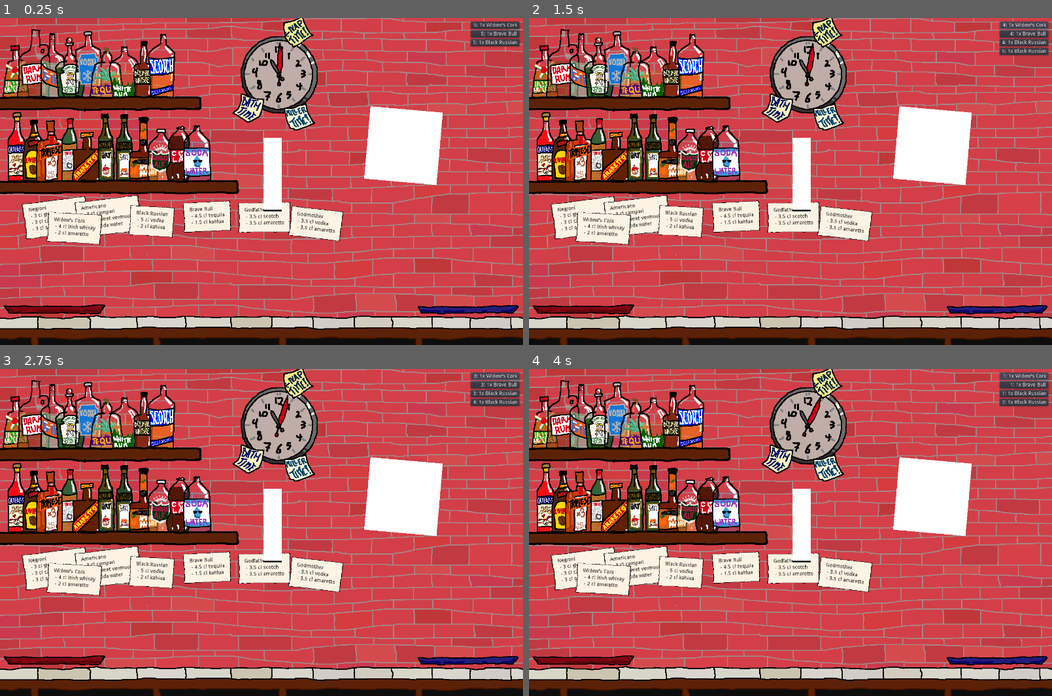
Above: before the commit, frames 1-4 (two rows, left to right).
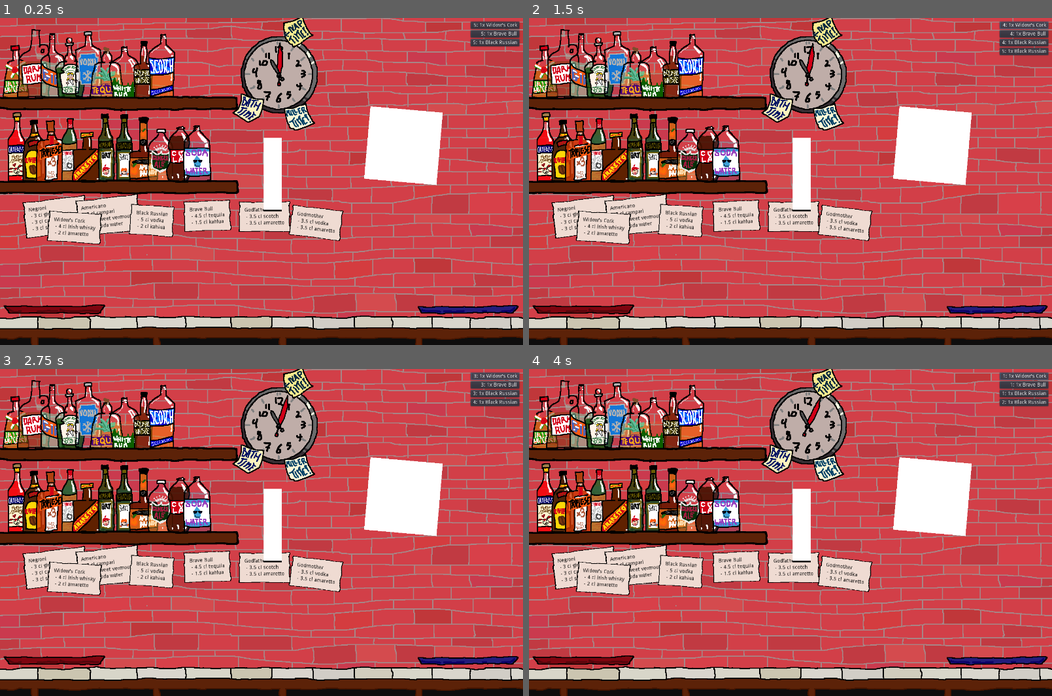
Above: after the commit, the same moments.

Repository: xavierholt/anyone-can-bartend
Game: Godot game, scene res://Bar.tscn
Two runs of this game, one before a commit and one after it. Both use one fixed random seed, a clock stepped at 60 frames per second and the inputs below. The project has no main scene, so this scene is started directly.
Inputs:
- Up to frame 1 (0.25 s): no input
- Up to frame 2 (1.5 s): click "5: 1x Widow's Cork" at 0.5 s; click "4: 1x Widow's Cork" at 1.25 s
- Up to frame 3 (2.75 s): click "3: 1x Widow's Cork" at 2 s
- Up to frame 4 (4 s): click "3: 1x Brave Bull" at 2.75 s; click "2: 1x Widow's Cork" at 3.5 s

The runs differ from the first frame. In frame 1, 1.4% of the frame differs, in the area x 0-66%, y 23-70%; in frame 2, 1.4%; in frame 3, 1.4%; in frame 4, 1.4%.

Commit message:
Fluid labels and colors, part one.

Diff:
--- a/Bar.tscn
+++ b/Bar.tscn
@@ -34,9 +34,9 @@
 [ext_resource path="res://Bottles/Cola.png" type="Texture" id=32]
 [ext_resource path="res://Bottles/Soda Water.png" type="Texture" id=33]
 [ext_resource path="res://Shelves/Bottom Shelf.png" type="Texture" id=34]
-[ext_resource path="res://Shelves/Red Tray.png" type="Texture" id=35]
-[ext_resource path="res://Shelves/Blue Tray.png" type="Texture" id=36]
-[ext_resource path="res://Shelves/Counter.png" type="Texture" id=37]
+[ext_resource path="res://Shelves/Counter.png" type="Texture" id=35]
+[ext_resource path="res://Shelves/Red Tray.png" type="Texture" id=36]
+[ext_resource path="res://Shelves/Blue Tray.png" type="Texture" id=37]
 [ext_resource path="res://Store.tscn" type="PackedScene" id=38]
 [ext_resource path="res://Cursor.gd" type="Script" id=39]
 [ext_resource path="res://Order.tscn" type="PackedScene" id=40]
@@ -122,7 +122,6 @@
 
 [node name="Bases" type="Node2D" parent="." index="4"]
 
-editor/display_folded = true
 position = Vector2( 45, 220 )
 _sections_unfolded = [ "Transform", "Z Index" ]
 
@@ -138,7 +137,7 @@
 offset = Vector2( -50, -195 )
 script = ExtResource( 13 )
 _sections_unfolded = [ "Offset" ]
-color = Color( 0.957031, 0.396793, 0.0257266, 1 )
+color = Color( 0.74902, 0.431373, 0, 0.631373 )
 fluid = "irish whisky"
 
 [node name="Slot2" parent="Bases" index="1" instance=ExtResource( 11 )]
@@ -170,7 +169,7 @@
 offset = Vector2( -50, -190 )
 script = ExtResource( 13 )
 _sections_unfolded = [ "Offset" ]
-color = Color( 0.620968, 1, 0.973349, 0.25 )
+color = Color( 0.545098, 0.85098, 0.709804, 0.501961 )
 fluid = "gin"
 
 [node name="Slot4" parent="Bases" index="3" instance=ExtResource( 11 )]
@@ -186,283 +185,297 @@
 offset = Vector2( -50, -195 )
 script = ExtResource( 13 )
 _sections_unfolded = [ "Offset" ]
+color = Color( 0.0392157, 0.294118, 0.0392157, 0.847059 )
+fluid = "fluid"
+
+[node name="Slot5" parent="Bases" index="4" instance=ExtResource( 11 )]
+
+editor/display_folded = true
+position = Vector2( 200, 0 )
+_sections_unfolded = [ "Transform" ]
+
+[node name="Vodka" type="Sprite" parent="Bases/Slot5" index="2"]
+
+texture = ExtResource( 17 )
+centered = false
+offset = Vector2( -50, -190 )
+script = ExtResource( 13 )
+_sections_unfolded = [ "Offset" ]
+color = Color( 0.113725, 0.345098, 0.807843, 0.1 )
+fluid = "vodka"
+
+[node name="Slot6" parent="Bases" index="5" instance=ExtResource( 11 )]
+
+editor/display_folded = true
+position = Vector2( 250, 0 )
+_sections_unfolded = [ "Transform" ]
+
+[node name="Tequila" type="Sprite" parent="Bases/Slot6" index="2"]
+
+texture = ExtResource( 18 )
+centered = false
+offset = Vector2( -50, -195 )
+script = ExtResource( 13 )
+_sections_unfolded = [ "Offset" ]
+color = Color( 0.858824, 0.647059, 0.219608, 0.501961 )
+fluid = "tequila"
+
+[node name="Slot7" parent="Bases" index="6" instance=ExtResource( 11 )]
+
+editor/display_folded = true
+position = Vector2( 300, 0 )
+_sections_unfolded = [ "Transform" ]
+
+[node name="White Rum" type="Sprite" parent="Bases/Slot7" index="2"]
+
+texture = ExtResource( 19 )
+centered = false
+offset = Vector2( -50, -195 )
+script = ExtResource( 13 )
+_sections_unfolded = [ "Offset" ]
+color = Color( 0.960784, 0.729412, 0, 0.1 )
+fluid = "white rum"
+
+[node name="Slot8" parent="Bases" index="7" instance=ExtResource( 11 )]
+
+editor/display_folded = true
+position = Vector2( 350, 0 )
+_sections_unfolded = [ "Transform" ]
+
+[node name="Bourbon" type="Sprite" parent="Bases/Slot8" index="2"]
+
+texture = ExtResource( 20 )
+centered = false
+offset = Vector2( -50, -195 )
+script = ExtResource( 13 )
+_sections_unfolded = [ "Offset" ]
+color = Color( 0.419608, 0.121569, 0.00392157, 0.74902 )
+fluid = "bourbon"
+
+[node name="Slot9" parent="Bases" index="8" instance=ExtResource( 11 )]
+
+editor/display_folded = true
+position = Vector2( 400, 0 )
+_sections_unfolded = [ "Transform" ]
+
+[node name="Scotch" type="Sprite" parent="Bases/Slot9" index="2"]
+
+texture = ExtResource( 21 )
+centered = false
+offset = Vector2( -50, -195 )
+script = ExtResource( 13 )
+_sections_unfolded = [ "Offset" ]
+color = Color( 0.984314, 0.505882, 0.0313726, 0.501961 )
+fluid = "scotch"
+
+[node name="Slot10" parent="Bases" index="9" instance=ExtResource( 11 )]
+
+position = Vector2( 450, 0 )
+_sections_unfolded = [ "Transform" ]
+
+[node name="Slot11" parent="Bases" index="10" instance=ExtResource( 11 )]
+
+position = Vector2( 500, 0 )
+_sections_unfolded = [ "Transform" ]
+
+[node name="Slot12" parent="Bases" index="11" instance=ExtResource( 11 )]
+
+position = Vector2( 550, 0 )
+_sections_unfolded = [ "Transform" ]
+
+[node name="Shelf" type="Sprite" parent="Bases" index="12"]
+
+position = Vector2( -800, -10 )
+texture = ExtResource( 22 )
+centered = false
+_sections_unfolded = [ "Offset", "Transform" ]
+
+[node name="Mixers" type="Node2D" parent="." index="5"]
+
+position = Vector2( 45, 450 )
+_sections_unfolded = [ "Transform" ]
+
+[node name="Slot1" parent="Mixers" index="0" instance=ExtResource( 11 )]
+
+editor/display_folded = true
+_sections_unfolded = [ "Transform" ]
+
+[node name="Campari" type="Sprite" parent="Mixers/Slot1" index="2"]
+
+texture = ExtResource( 23 )
+centered = false
+offset = Vector2( -50, -193 )
+script = ExtResource( 13 )
+_sections_unfolded = [ "Offset" ]
+color = Color( 0.980392, 0, 0.0235294, 0.847059 )
+fluid = "campari"
+
+[node name="Slot2" parent="Mixers" index="1" instance=ExtResource( 11 )]
+
+editor/display_folded = true
+position = Vector2( 50, 0 )
+_sections_unfolded = [ "Transform" ]
+
+[node name="Kahlua" type="Sprite" parent="Mixers/Slot2" index="2"]
+
+texture = ExtResource( 24 )
+centered = false
+offset = Vector2( -50, -195 )
+script = ExtResource( 13 )
+_sections_unfolded = [ "Offset" ]
 color = Color( 0.5, 0.5, 0.5, 1 )
 fluid = "fluid"
 
-[node name="Slot5" parent="Bases" index="4" instance=ExtResource( 11 )]
-
-editor/display_folded = true
-position = Vector2( 200, 0 )
-_sections_unfolded = [ "Transform" ]
-
-[node name="Vodka" type="Sprite" parent="Bases/Slot5" index="2"]
-
-texture = ExtResource( 17 )
-centered = false
-offset = Vector2( -50, -190 )
+[node name="Slot3" parent="Mixers" index="2" instance=ExtResource( 11 )]
+
+editor/display_folded = true
+position = Vector2( 100, 0 )
+_sections_unfolded = [ "Transform" ]
+
+[node name="Triple Sec" type="Sprite" parent="Mixers/Slot3" index="2"]
+
+texture = ExtResource( 25 )
+centered = false
+offset = Vector2( -50, -195 )
+script = ExtResource( 13 )
+_sections_unfolded = [ "Offset" ]
+color = Color( 0.8, 0.219608, 0.0196078, 0.847059 )
+fluid = "triple sec"
+
+[node name="Slot4" parent="Mixers" index="3" instance=ExtResource( 11 )]
+
+editor/display_folded = true
+position = Vector2( 150, 0 )
+_sections_unfolded = [ "Transform" ]
+
+[node name="Maraschino" type="Sprite" parent="Mixers/Slot4" index="2"]
+
+texture = ExtResource( 26 )
+centered = false
+offset = Vector2( -50, -195 )
 script = ExtResource( 13 )
 _sections_unfolded = [ "Offset" ]
 color = Color( 0.5, 0.5, 0.5, 1 )
 fluid = "fluid"
 
-[node name="Slot6" parent="Bases" index="5" instance=ExtResource( 11 )]
-
-editor/display_folded = true
-position = Vector2( 250, 0 )
-_sections_unfolded = [ "Transform" ]
-
-[node name="Tequila" type="Sprite" parent="Bases/Slot6" index="2"]
-
-texture = ExtResource( 18 )
-centered = false
-offset = Vector2( -50, -195 )
-script = ExtResource( 13 )
-_sections_unfolded = [ "Offset" ]
+[node name="Slot5" parent="Mixers" index="4" instance=ExtResource( 11 )]
+
+editor/display_folded = true
+position = Vector2( 200, 0 )
+_sections_unfolded = [ "Transform" ]
+
+[node name="Amaretto" type="Sprite" parent="Mixers/Slot5" index="2"]
+
+texture = ExtResource( 27 )
+centered = false
+offset = Vector2( -50, -195 )
+script = ExtResource( 13 )
+_sections_unfolded = [ "Transform" ]
 color = Color( 0.5, 0.5, 0.5, 1 )
 fluid = "fluid"
 
-[node name="Slot7" parent="Bases" index="6" instance=ExtResource( 11 )]
+[node name="Slot6" parent="Mixers" index="5" instance=ExtResource( 11 )]
+
+editor/display_folded = true
+position = Vector2( 250, 0 )
+_sections_unfolded = [ "Transform" ]
+
+[node name="Dry Vermouth" type="Sprite" parent="Mixers/Slot6" index="2"]
+
+texture = ExtResource( 28 )
+centered = false
+offset = Vector2( -50, -195 )
+script = ExtResource( 13 )
+_sections_unfolded = [ "Offset" ]
+color = Color( 1, 0.513441, 0.513441, 0.51502 )
+fluid = "dry vermouth"
+
+[node name="Slot7" parent="Mixers" index="6" instance=ExtResource( 11 )]
 
 editor/display_folded = true
 position = Vector2( 300, 0 )
 _sections_unfolded = [ "Transform" ]
 
-[node name="White Rum" type="Sprite" parent="Bases/Slot7" index="2"]
-
-texture = ExtResource( 19 )
-centered = false
-offset = Vector2( -50, -195 )
+[node name="Sweet Vermouth" type="Sprite" parent="Mixers/Slot7" index="2"]
+
+texture = ExtResource( 29 )
+centered = false
+offset = Vector2( -50, -195 )
+script = ExtResource( 13 )
+_sections_unfolded = [ "Offset" ]
+color = Color( 1, 0.516129, 0.516129, 0.52498 )
+fluid = "sweet vermouth"
+
+[node name="Slot8" parent="Mixers" index="7" instance=ExtResource( 11 )]
+
+editor/display_folded = true
+position = Vector2( 350, 0 )
+_sections_unfolded = [ "Transform" ]
+
+[node name="Apricot Brandy" type="Sprite" parent="Mixers/Slot8" index="2"]
+
+texture = ExtResource( 30 )
+centered = false
+offset = Vector2( -50, -190 )
 script = ExtResource( 13 )
 _sections_unfolded = [ "Offset" ]
 color = Color( 0.5, 0.5, 0.5, 1 )
 fluid = "fluid"
 
-[node name="Slot8" parent="Bases" index="7" instance=ExtResource( 11 )]
-
-editor/display_folded = true
-position = Vector2( 350, 0 )
-_sections_unfolded = [ "Transform" ]
-
-[node name="Bourbon" type="Sprite" parent="Bases/Slot8" index="2"]
-
-texture = ExtResource( 20 )
-centered = false
-offset = Vector2( -50, -195 )
-script = ExtResource( 13 )
-_sections_unfolded = [ "Offset" ]
-color = Color( 0.5, 0.5, 0.5, 1 )
-fluid = "fluid"
-
-[node name="Slot9" parent="Bases" index="8" instance=ExtResource( 11 )]
+[node name="Slot9" parent="Mixers" index="8" instance=ExtResource( 11 )]
 
 editor/display_folded = true
 position = Vector2( 400, 0 )
 _sections_unfolded = [ "Transform" ]
 
-[node name="Scotch" type="Sprite" parent="Bases/Slot9" index="2"]
-
-texture = ExtResource( 21 )
-centered = false
-offset = Vector2( -50, -195 )
-script = ExtResource( 13 )
-_sections_unfolded = [ "Offset" ]
-color = Color( 0.5, 0.5, 0.5, 1 )
-fluid = "fluid"
-
-[node name="Slot10" parent="Bases" index="9" instance=ExtResource( 11 )]
-
+[node name="Ginger Ale" type="Sprite" parent="Mixers/Slot9" index="2"]
+
+texture = ExtResource( 31 )
+centered = false
+offset = Vector2( -50, -195 )
+script = ExtResource( 13 )
+_sections_unfolded = [ "Offset" ]
+color = Color( 0.992157, 0.690196, 0.270588, 0.4 )
+fluid = "ginger ale"
+
+[node name="Slot10" parent="Mixers" index="9" instance=ExtResource( 11 )]
+
+editor/display_folded = true
 position = Vector2( 450, 0 )
 _sections_unfolded = [ "Transform" ]
 
-[node name="Shelf" type="Sprite" parent="Bases" index="10"]
-
-position = Vector2( -900, -10 )
-texture = ExtResource( 22 )
-centered = false
-_sections_unfolded = [ "Offset", "Transform" ]
-
-[node name="Mixers" type="Node2D" parent="." index="5"]
-
-editor/display_folded = true
-position = Vector2( 45, 450 )
-_sections_unfolded = [ "Transform" ]
-
-[node name="Slot1" parent="Mixers" index="0" instance=ExtResource( 11 )]
-
-editor/display_folded = true
-_sections_unfolded = [ "Transform" ]
-
-[node name="Campari" type="Sprite" parent="Mixers/Slot1" index="2"]
-
-texture = ExtResource( 23 )
+[node name="Cola" type="Sprite" parent="Mixers/Slot10" index="2"]
+
+texture = ExtResource( 32 )
+centered = false
+offset = Vector2( -50, -198 )
+script = ExtResource( 13 )
+_sections_unfolded = [ "Transform" ]
+color = Color( 0.270588, 0.0705882, 0.00392157, 0.898039 )
+fluid = "cola"
+
+[node name="Slot11" parent="Mixers" index="10" instance=ExtResource( 11 )]
+
+editor/display_folded = true
+position = Vector2( 500, 0 )
+_sections_unfolded = [ "Transform" ]
+
+[node name="Soda Water" type="Sprite" parent="Mixers/Slot11" index="2"]
+
+texture = ExtResource( 33 )
 centered = false
 offset = Vector2( -50, -193 )
 script = ExtResource( 13 )
 _sections_unfolded = [ "Offset" ]
-color = Color( 1, 0, 0, 0.85 )
-fluid = "campari"
-
-[node name="Slot2" parent="Mixers" index="1" instance=ExtResource( 11 )]
-
-editor/display_folded = true
-position = Vector2( 50, 0 )
-_sections_unfolded = [ "Transform" ]
-
-[node name="Kahlua" type="Sprite" parent="Mixers/Slot2" index="2"]
-
-texture = ExtResource( 24 )
-centered = false
-offset = Vector2( -50, -195 )
-script = ExtResource( 13 )
-_sections_unfolded = [ "Offset" ]
-color = Color( 0.5, 0.5, 0.5, 1 )
-fluid = "fluid"
-
-[node name="Slot3" parent="Mixers" index="2" instance=ExtResource( 11 )]
-
-editor/display_folded = true
-position = Vector2( 100, 0 )
-_sections_unfolded = [ "Transform" ]
-
-[node name="Triple Sec" type="Sprite" parent="Mixers/Slot3" index="2"]
-
-texture = ExtResource( 25 )
-centered = false
-offset = Vector2( -50, -195 )
-script = ExtResource( 13 )
-_sections_unfolded = [ "Offset" ]
-color = Color( 0.5, 0.5, 0.5, 1 )
-fluid = "fluid"
-
-[node name="Slot4" parent="Mixers" index="3" instance=ExtResource( 11 )]
-
-editor/display_folded = true
-position = Vector2( 150, 0 )
-_sections_unfolded = [ "Transform" ]
-
-[node name="Maraschino" type="Sprite" parent="Mixers/Slot4" index="2"]
-
-texture = ExtResource( 26 )
-centered = false
-offset = Vector2( -50, -195 )
-script = ExtResource( 13 )
-_sections_unfolded = [ "Offset" ]
-color = Color( 0.5, 0.5, 0.5, 1 )
-fluid = "fluid"
-
-[node name="Slot5" parent="Mixers" index="4" instance=ExtResource( 11 )]
-
-editor/display_folded = true
-position = Vector2( 200, 0 )
-_sections_unfolded = [ "Transform" ]
-
-[node name="Amaretto" type="Sprite" parent="Mixers/Slot5" index="2"]
-
-texture = ExtResource( 27 )
-centered = false
-offset = Vector2( -50, -195 )
-script = ExtResource( 13 )
-_sections_unfolded = [ "Transform" ]
-color = Color( 0.5, 0.5, 0.5, 1 )
-fluid = "fluid"
-
-[node name="Slot6" parent="Mixers" index="5" instance=ExtResource( 11 )]
-
-editor/display_folded = true
-position = Vector2( 250, 0 )
-_sections_unfolded = [ "Transform" ]
-
-[node name="Dry Vermouth" type="Sprite" parent="Mixers/Slot6" index="2"]
-
-texture = ExtResource( 28 )
-centered = false
-offset = Vector2( -50, -195 )
-script = ExtResource( 13 )
-_sections_unfolded = [ "Offset" ]
-color = Color( 1, 0.513441, 0.513441, 0.51502 )
-fluid = "dry vermouth"
-
-[node name="Slot7" parent="Mixers" index="6" instance=ExtResource( 11 )]
-
-editor/display_folded = true
-position = Vector2( 300, 0 )
-_sections_unfolded = [ "Transform" ]
-
-[node name="Sweet Vermouth" type="Sprite" parent="Mixers/Slot7" index="2"]
-
-texture = ExtResource( 29 )
-centered = false
-offset = Vector2( -50, -195 )
-script = ExtResource( 13 )
-_sections_unfolded = [ "Offset" ]
-color = Color( 1, 0.516129, 0.516129, 0.52498 )
-fluid = "sweet vermouth"
-
-[node name="Slot8" parent="Mixers" index="7" instance=ExtResource( 11 )]
-
-editor/display_folded = true
-position = Vector2( 350, 0 )
-_sections_unfolded = [ "Transform" ]
-
-[node name="Apricot Brandy" type="Sprite" parent="Mixers/Slot8" index="2"]
-
-texture = ExtResource( 30 )
-centered = false
-offset = Vector2( -50, -190 )
-script = ExtResource( 13 )
-_sections_unfolded = [ "Offset" ]
-color = Color( 0.5, 0.5, 0.5, 1 )
-fluid = "fluid"
-
-[node name="Slot9" parent="Mixers" index="8" instance=ExtResource( 11 )]
-
-editor/display_folded = true
-position = Vector2( 400, 0 )
-_sections_unfolded = [ "Transform" ]
-
-[node name="Ginger Ale" type="Sprite" parent="Mixers/Slot9" index="2"]
-
-texture = ExtResource( 31 )
-centered = false
-offset = Vector2( -50, -195 )
-script = ExtResource( 13 )
-_sections_unfolded = [ "Offset" ]
-color = Color( 0.5, 0.5, 0.5, 1 )
-fluid = "fluid"
-
-[node name="Slot10" parent="Mixers" index="9" instance=ExtResource( 11 )]
-
-editor/display_folded = true
-position = Vector2( 450, 0 )
-_sections_unfolded = [ "Transform" ]
-
-[node name="Cola" type="Sprite" parent="Mixers/Slot10" index="2"]
-
-texture = ExtResource( 32 )
-centered = false
-offset = Vector2( -50, -198 )
-script = ExtResource( 13 )
-_sections_unfolded = [ "Transform" ]
-color = Color( 0.5, 0.5, 0.5, 1 )
-fluid = "fluid"
-
-[node name="Slot11" parent="Mixers" index="10" instance=ExtResource( 11 )]
-
-editor/display_folded = true
-position = Vector2( 500, 0 )
-_sections_unfolded = [ "Transform" ]
-
-[node name="Soda Water" type="Sprite" parent="Mixers/Slot11" index="2"]
-
-texture = ExtResource( 33 )
-centered = false
-offset = Vector2( -50, -193 )
-script = ExtResource( 13 )
-_sections_unfolded = [ "Offset" ]
-color = Color( 0.5, 0.5, 0.5, 1 )
-fluid = "fluid"
-
-[node name="Shelf" type="Sprite" parent="Mixers" index="11"]
+color = Color( 0.0392157, 0.537255, 1, 0.1 )
+fluid = "soda water"
+
+[node name="Slot12" parent="Mixers" index="11" instance=ExtResource( 11 )]
+
+position = Vector2( 550, 0 )
+_sections_unfolded = [ "Transform" ]
+
+[node name="Shelf" type="Sprite" parent="Mixers" index="12"]
 
 position = Vector2( -800, -10 )
 texture = ExtResource( 34 )
@@ -547,6 +560,13 @@
 position = Vector2( 700, 0 )
 _sections_unfolded = [ "Transform" ]
 
+[node name="Shelf" type="Sprite" parent="Counter" index="15"]
+
+position = Vector2( -350, -13 )
+texture = ExtResource( 35 )
+centered = false
+_sections_unfolded = [ "Offset", "Transform" ]
+
 [node name="TrashTray" type="Node2D" parent="." index="7"]
 
 editor/display_folded = true
@@ -582,69 +602,62 @@
 _sections_unfolded = [ "Transform" ]
 
 [node name="Sprite" type="Sprite" parent="TrashTray" index="1"]
-
-position = Vector2( -10, 0 )
-texture = ExtResource( 35 )
-_sections_unfolded = [ "Transform" ]
-
-[node name="ServeTray" type="Node2D" parent="." index="8"]
-
-editor/display_folded = true
-position = Vector2( 1290, 800 )
-_sections_unfolded = [ "Transform" ]
-
-[node name="Slots" type="Node2D" parent="ServeTray" index="0"]
-
-editor/display_folded = true
-
-[node name="Slot1" parent="ServeTray/Slots" index="0" instance=ExtResource( 11 )]
-
-position = Vector2( -100, 0 )
-_sections_unfolded = [ "Transform" ]
-
-[node name="Slot2" parent="ServeTray/Slots" index="1" instance=ExtResource( 11 )]
-
-position = Vector2( -50, 0 )
-_sections_unfolded = [ "Transform" ]
-
-[node name="Slot3" parent="ServeTray/Slots" index="2" instance=ExtResource( 11 )]
-
-_sections_unfolded = [ "Transform" ]
-
-[node name="Slot4" parent="ServeTray/Slots" index="3" instance=ExtResource( 11 )]
-
-position = Vector2( 50, 0 )
-_sections_unfolded = [ "Transform" ]
-
-[node name="Slot5" parent="ServeTray/Slots" index="4" instance=ExtResource( 11 )]
-
-position = Vector2( 100, 0 )
-_sections_unfolded = [ "Transform" ]
-
-[node name="Sprite" type="Sprite" parent="ServeTray" index="1"]
 
 position = Vector2( -10, 0 )
 texture = ExtResource( 36 )
 _sections_unfolded = [ "Transform" ]
 
-[node name="Counter2" type="Sprite" parent="." index="9"]
-
-position = Vector2( 0, 812 )
+[node name="ServeTray" type="Node2D" parent="." index="8"]
+
+editor/display_folded = true
+position = Vector2( 1290, 800 )
+_sections_unfolded = [ "Transform" ]
+
+[node name="Slots" type="Node2D" parent="ServeTray" index="0"]
+
+editor/display_folded = true
+
+[node name="Slot1" parent="ServeTray/Slots" index="0" instance=ExtResource( 11 )]
+
+position = Vector2( -100, 0 )
+_sections_unfolded = [ "Transform" ]
+
+[node name="Slot2" parent="ServeTray/Slots" index="1" instance=ExtResource( 11 )]
+
+position = Vector2( -50, 0 )
+_sections_unfolded = [ "Transform" ]
+
+[node name="Slot3" parent="ServeTray/Slots" index="2" instance=ExtResource( 11 )]
+
+_sections_unfolded = [ "Transform" ]
+
+[node name="Slot4" parent="ServeTray/Slots" index="3" instance=ExtResource( 11 )]
+
+position = Vector2( 50, 0 )
+_sections_unfolded = [ "Transform" ]
+
+[node name="Slot5" parent="ServeTray/Slots" index="4" instance=ExtResource( 11 )]
+
+position = Vector2( 100, 0 )
+_sections_unfolded = [ "Transform" ]
+
+[node name="Sprite" type="Sprite" parent="ServeTray" index="1"]
+
+position = Vector2( -10, 0 )
 texture = ExtResource( 37 )
-centered = false
-_sections_unfolded = [ "Offset", "Transform" ]
-
-[node name="Recipes" type="Node2D" parent="." index="10"]
+_sections_unfolded = [ "Transform" ]
+
+[node name="Recipes" type="Node2D" parent="." index="9"]
 
 position = Vector2( 50, 500 )
 _sections_unfolded = [ "Transform" ]
 
-[node name="Store" parent="." index="11" instance=ExtResource( 38 )]
+[node name="Store" parent="." index="10" instance=ExtResource( 38 )]
 
 position = Vector2( 751, 530 )
 sname = "Glass"
 
-[node name="Cursor" type="Node2D" parent="." index="12"]
+[node name="Cursor" type="Node2D" parent="." index="11"]
 
 editor/display_folded = true
 position = Vector2( 0, -1 )
@@ -653,7 +666,7 @@
 
 [node name="Holder" type="Node2D" parent="Cursor" index="0"]
 
-[node name="MarginContainer" type="MarginContainer" parent="." index="13"]
+[node name="MarginContainer" type="MarginContainer" parent="." index="12"]
 
 editor/display_folded = true
 anchor_left = 1.0
--- a/NewWorldOrder.tscn
+++ b/NewWorldOrder.tscn
@@ -1,7 +1,7 @@
 [gd_scene load_steps=4 format=2]
 
 [ext_resource path="res://NewWorldOrder.gd" type="Script" id=1]
-[ext_resource path="res://Panels/Paper1.png" type="Texture" id=2]
+[ext_resource path="res://Panels/Paper2.png" type="Texture" id=2]
 
 [sub_resource type="StyleBoxTexture" id=1]
 
@@ -10,7 +10,7 @@
 content_margin_top = 20.0
 content_margin_bottom = 20.0
 texture = ExtResource( 2 )
-region_rect = Rect2( 0, 0, 300, 300 )
+region_rect = Rect2( 0, 0, 200, 200 )
 margin_left = 0.0
 margin_right = 0.0
 margin_top = 0.0
